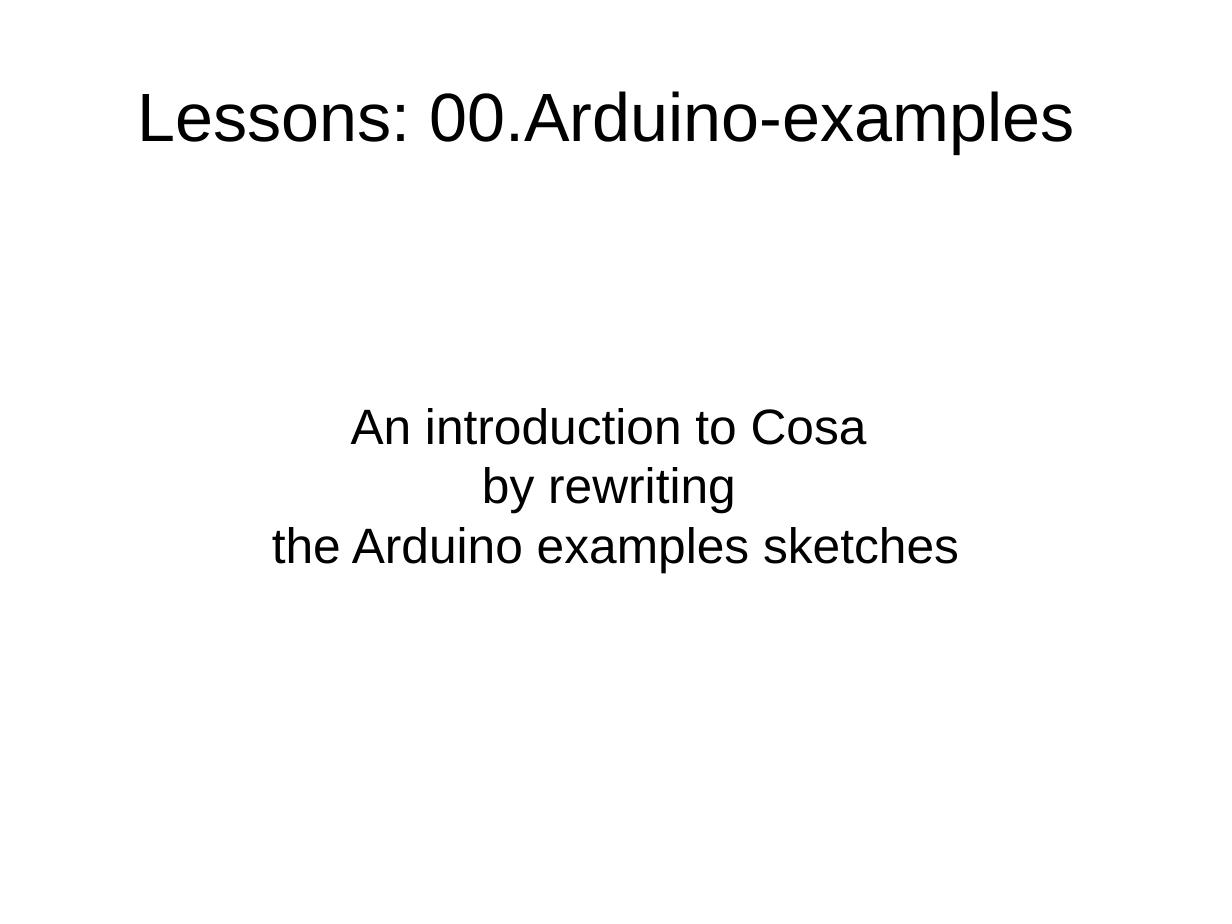
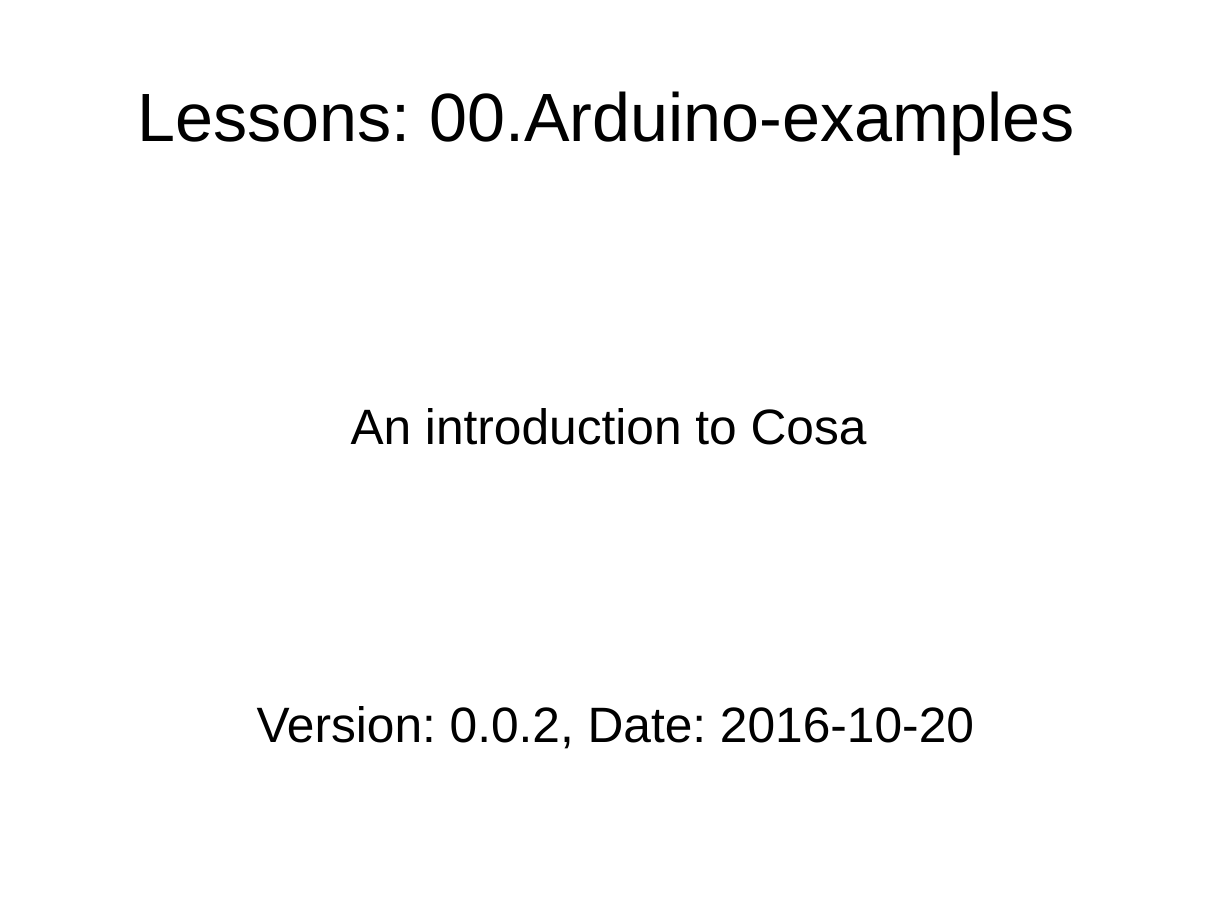
Before and after one commit to mikaelpatel/Cosa-Dolce, a slide deck: slide 1 of Lessons/00.Arduino-examples/Arduino-examples.odp. Drawn at 1232x924 pixels with LibreOffice and Linux fonts; fonts in the diff are those of the drawing. Boxes give left, top, right and bottom in pixels: in the first picture for what was removed or moved away, otherwise in the second. Text is boxed around its words. In the diff, an @@ line names an element or a change of style, - is before the commit and + after.

Commit message:
Update presentations.

```diff
--- a/Lessons/00.Arduino-examples/Arduino-examples.odp
+++ b/Lessons/00.Arduino-examples/Arduino-examples.odp
@@ subtitle at bbox=[257, 706, 974, 749]: text changed @@
-by rewriting
-the Arduino examples sketches
+Version: 0.0.2, Date: 2016-10-20
```
Also in this commit, not shown: 1 slide added, 3 other files.
